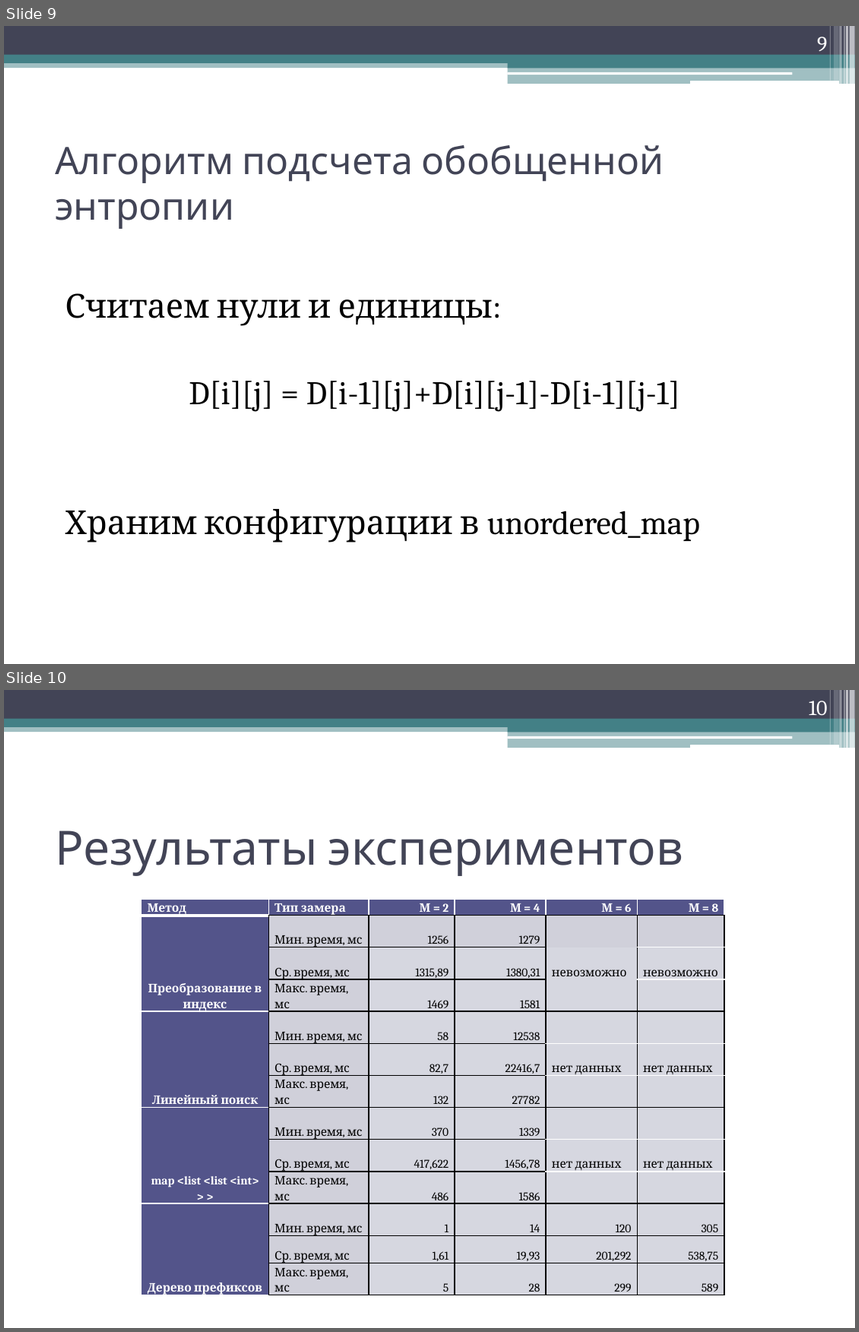
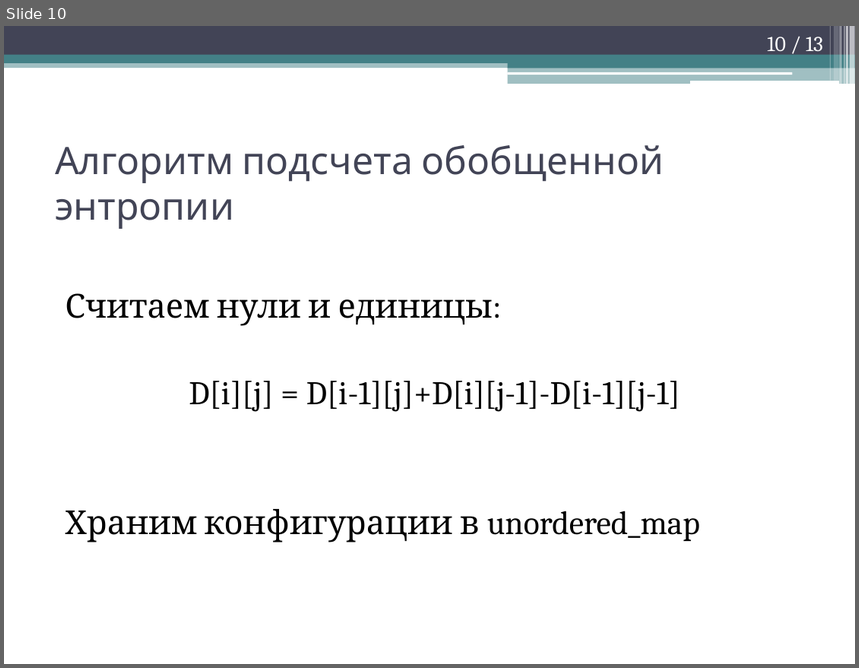
Before and after one commit to xslix/mag, a slide deck: Эффективный по времени алгоритм расчета энтропии двумерных слов.pptx. Shown one above the other, each under a label of ours: slides 9 and 10 before the commit, slide 10 after it. The pictures are 859x1332 and 859x668 pixels, drawn with LibreOffice and Linux fonts; fonts in the diff are those of the drawing. Boxes give left, top, right and bottom in pixels: in the first picture for what was removed or moved away, otherwise in the second. Text is boxed around its words. In the diff, an @@ line names an element or a change of style, - is before the commit and + after.

```diff
--- a/Эффективный по времени алгоритм расчета энтропии двумерных слов.pptx
+++ b/Эффективный по времени алгоритм расчета энтропии двумерных слов.pptx
@@ slide 10 removed at [4,690,855,1328], background #FFFFFF; not listed: 13 template elements that a slide beside it also shows @@
@@ page number removed at [809,701,828,720] @@
-10
@@ title removed at [55,831,683,876] @@
-Результаты экспериментов
@@ table removed at [141,900,724,1299], 13 rows, 6 columns @@
-Метод | Тип замера | М = 2 | М = 4 | М = 6 | М = 8
-Преобразование в индекс | Мин. время, мс | 1256 | 1279 |  | 
- | Ср. время, мс | 1315,89 | 1380,31 | невозможно | невозможно
- | Макс. время, мс | 1469 | 1581 |  | 
-Линейный поиск | Мин. время, мс | 58 | 12538 |  | 
- | Ср. время, мс | 82,7 | 22416,7 | нет данных | нет данных
- | Макс. время, мс | 132 | 27782 |  | 
-map <list <list <int> > > | Мин. время, мс | 370 | 1339 |  | 
- | Ср. время, мс | 417,622 | 1456,78 | нет данных | нет данных
- | Макс. время, мс | 486 | 1586 |  | 
-Дерево префиксов | Мин. время, мс | 1 | 14 | 120 | 305
- | Ср. время, мс | 1,61 | 19,93 | 201,292 | 538,75
- | Макс. время, мс | 5 | 28 | 299 | 589
@@ what was slide 9 is now slide 10 @@
@@ page number at [767,37,823,56]: text changed @@
-9
+10 / 13
```
Also in this commit, not shown: 1 slide changed, 3 slides added, 1 other file.
